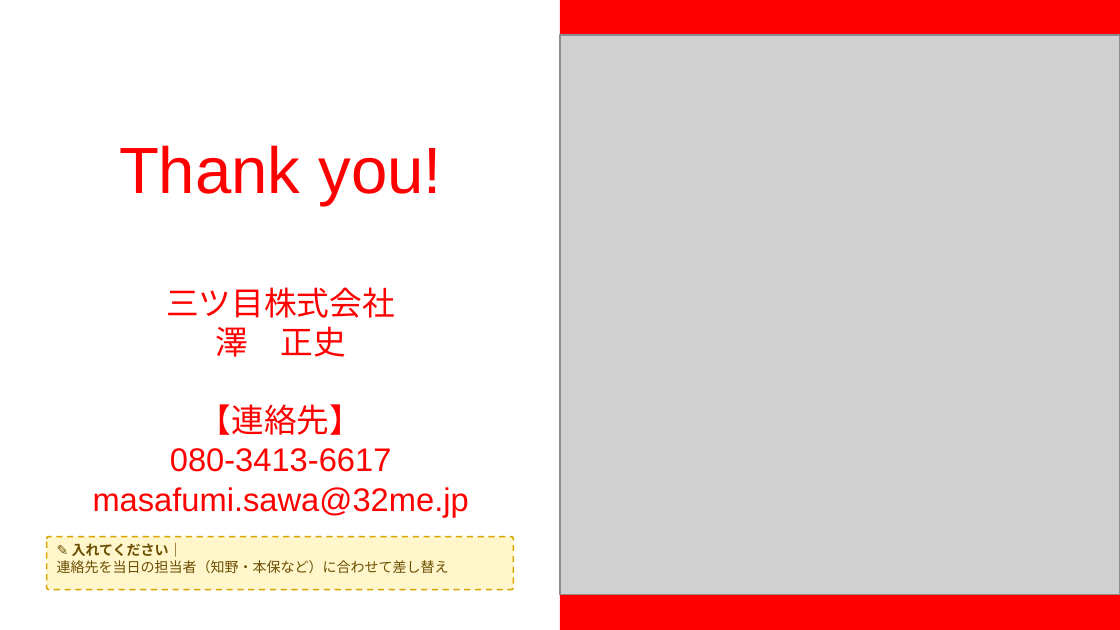
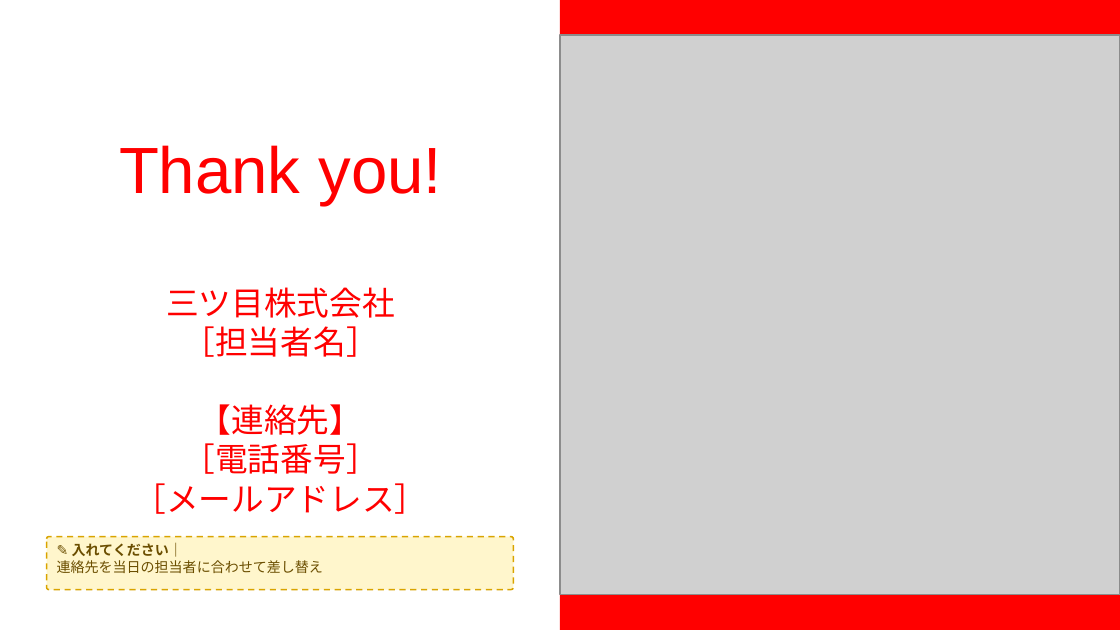
Before and after one commit to honbo-teruki/awashima, a slide deck: slide 24 of .claude/skills/natural-slides/brands/mitsume/template.pptx. Drawn at 1120x630 pixels with LibreOffice and Linux fonts; fonts in the diff are those of the drawing; grey boxes stand for pictures. Boxes give left, top, right and bottom in pixels: in the first picture for what was removed or moved away, otherwise in the second. Text is boxed around its words. In the diff, an @@ line names an element or a change of style, - is before the commit and + after.

```diff
--- a/.claude/skills/natural-slides/brands/mitsume/template.pptx
+++ b/.claude/skills/natural-slides/brands/mitsume/template.pptx
@@ subtitle at (x1=183, y1=326, x2=379, y2=357): text changed @@
-澤 正史
+［担当者名］
@@ subtitle at (x1=134, y1=443, x2=428, y2=514): text changed @@
-080-3413-6617
-masafumi.sawa@32me.jp
+［電話番号］
+［メールアドレス］
@@ text in rounded rectangle at (x1=57, y1=560, x2=323, y2=573): text changed @@
-連絡先を当日の担当者（知野・本保など）に合わせて差し替え
+連絡先を当日の担当者に合わせて差し替え
```
Also in this commit, not shown: 5 other slides changed, 1 other file.
